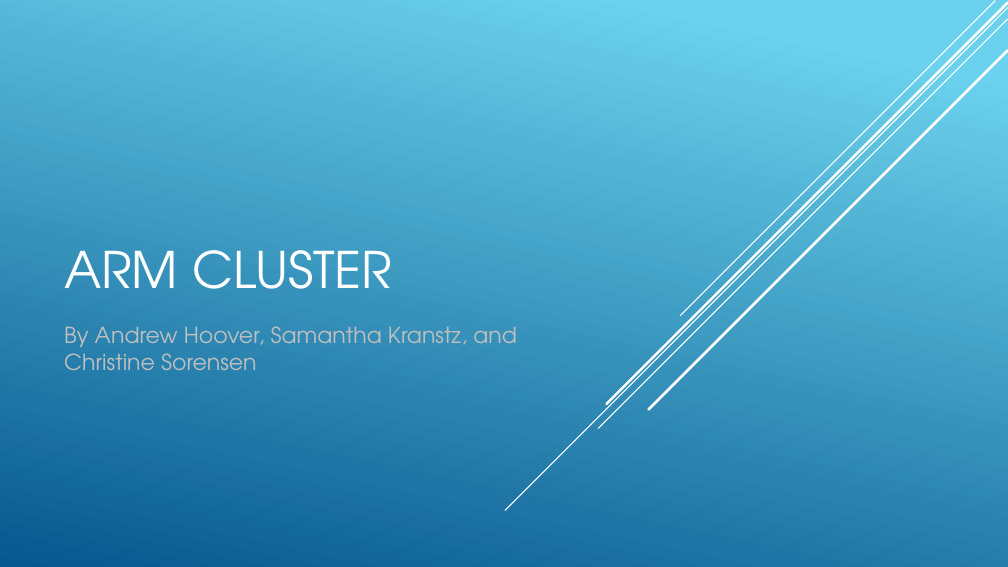
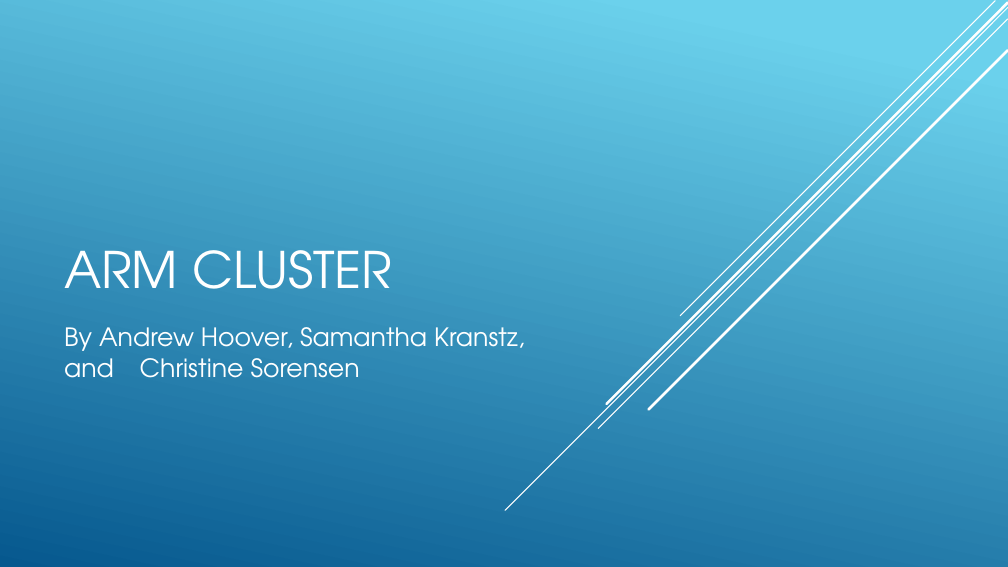
Before and after one commit to SDSMT-CSC464-F15/arm, a slide deck: slide 1 of Documents/ClientPresent2.pptx. Drawn at 1008x567 pixels with LibreOffice and Linux fonts; fonts in the diff are those of the drawing. Boxes give left, top, right and bottom in pixels: in the first picture for what was removed or moved away, otherwise in the second. Text is boxed around its words. In the diff, an @@ line names an element or a change of style, - is before the commit and + after.

```diff
--- a/Documents/ClientPresent2.pptx
+++ b/Documents/ClientPresent2.pptx
@@ subtitle "By Andrew Hoover, Samantha Kranstz, ..." at (64,327,525,378): size 21 to 24 pt, text colour #BFBFBF to #FFFFFF @@
```
Also in this commit, not shown: 12 other slides changed, 1 slide added.
